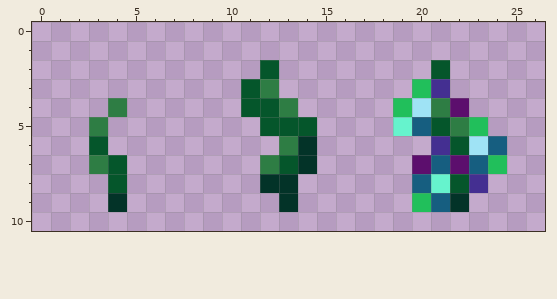
Edited in one commit: pixel-art sprite (Resources/Textures/Tiles/Plants/MiracleMint.png). The picture above was drawn from the file before the commit.
The file is 54x22 pixels, drawn in blocks of 2x2; one block is one cell here.
After:
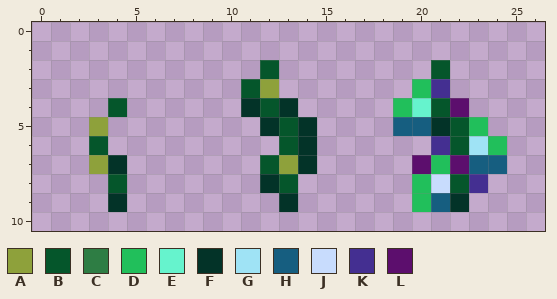
Palette (. is transparent): A #8ea13b  B #05562b  C #2e7d44  D #21bf5b  E #66f3cd  F #033328  G #9fe3f5  H #165e80  J #c8dcfd  K #442f91  L #5c0e6d
What changed:
The edit turns colour B into colour A in row 7 at x 13.
The edit turns colour C into colour A in row 3 at x 12; in row 5 at x 3; in row 7 at x 3.
The edit turns colour C into colour B in row 4 at x 4 and 21; in row 5 at x 22; in row 6 at x 13; in row 7 at x 12.
The edit turns colour F into colour B in row 8 at x 13.
The edit turns colour H into colour D in row 6 at x 24; in row 7 at x 21; in row 8 at x 20.
The edit turns colour G into colour E in row 4 at x 20.
The edit turns colour B into colour F in row 4 at x 11; in row 5 at x 12, 14 and 21; in row 7 at x 4.
The edit turns colour C into colour F in row 4 at x 13.
The edit turns colour D into colour H in row 7 at x 24.
The edit turns colour E into colour H in row 5 at x 19.
The edit turns colour E into colour J in row 8 at x 21.
